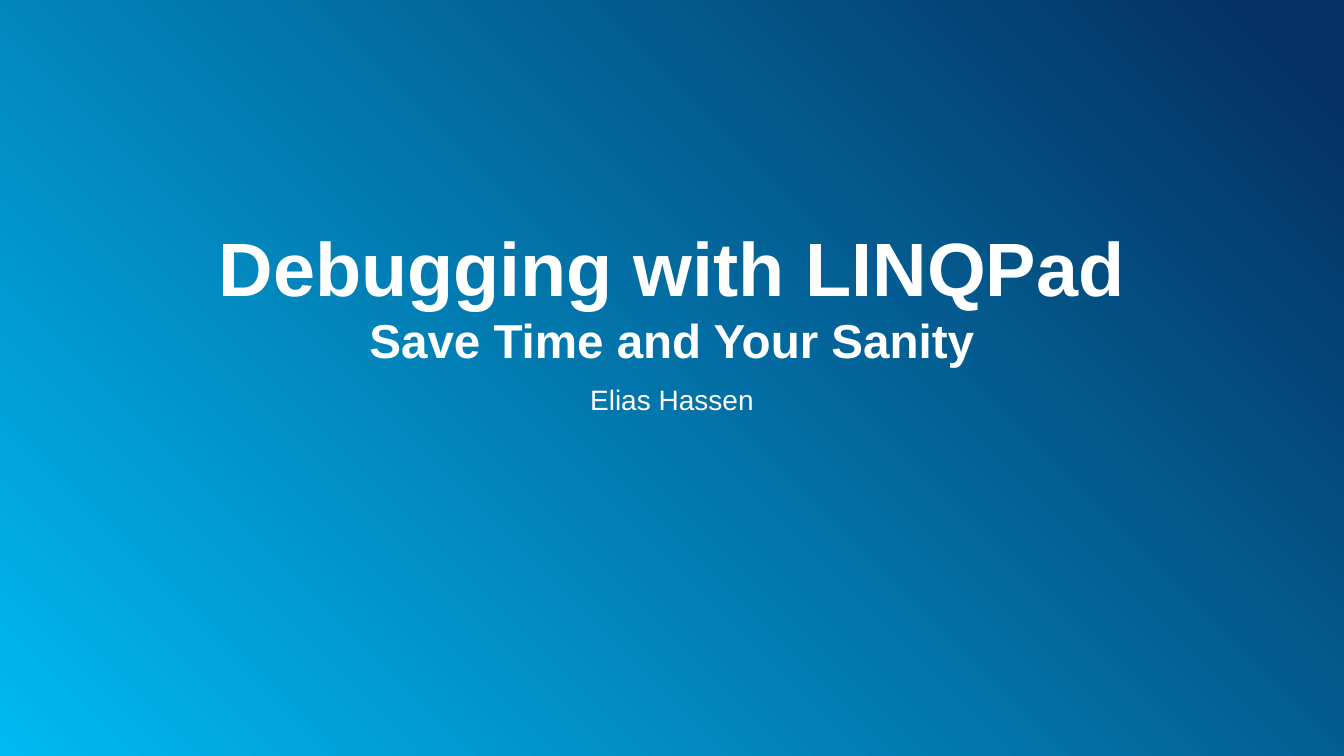
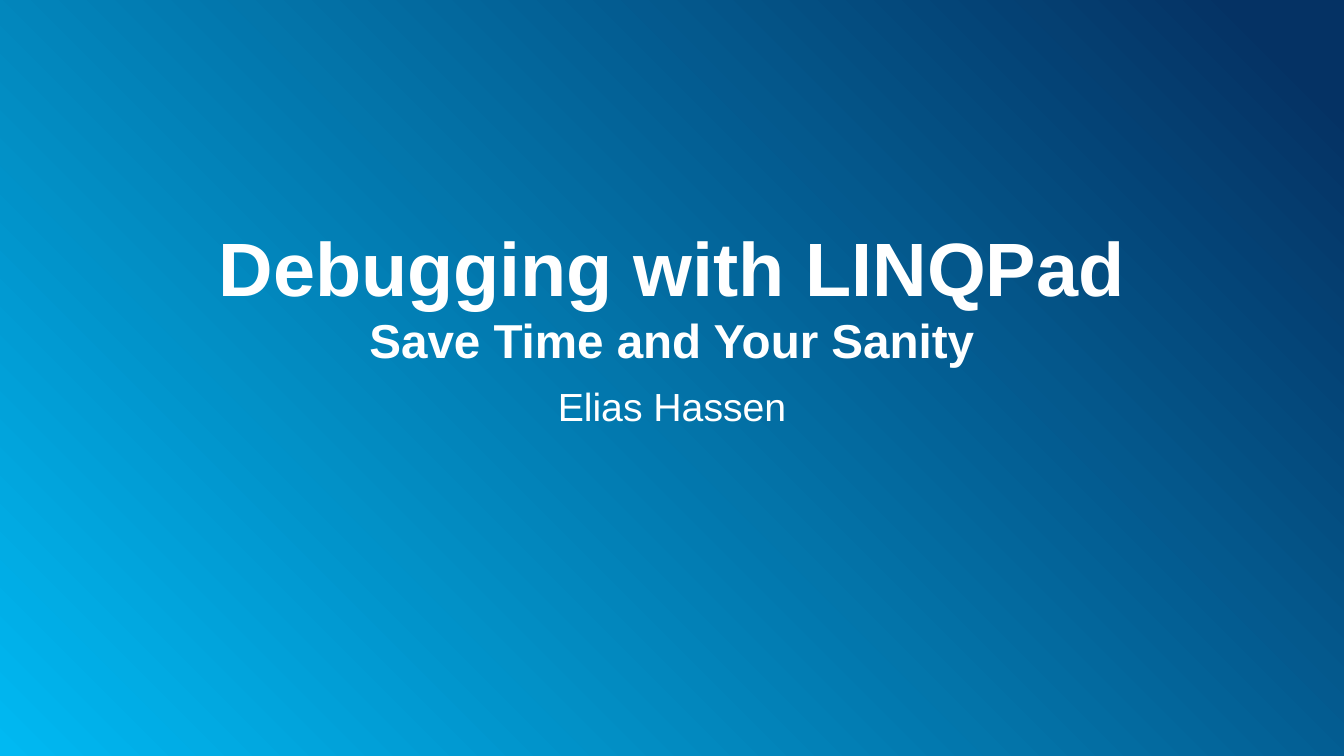
Before and after one commit to BraveNewMath/ExploringLinqpad, a slide deck: slide 1 of LINQPad.pptx. Drawn at 1344x756 pixels with LibreOffice and Linux fonts; fonts in the diff are those of the drawing; background and template pictures are left out. Boxes give left, top, right and bottom in pixels: in the first picture for what was removed or moved away, otherwise in the second. Text is boxed around its words. In the diff, an @@ line names an element or a change of style, - is before the commit and + after.

```diff
--- a/LINQPad.pptx
+++ b/LINQPad.pptx
@@ subtitle "Elias Hassen" at [558, 392, 786, 422]: size 20 to 28 pt @@
```
Also in this commit, not shown: 1 slide added.
